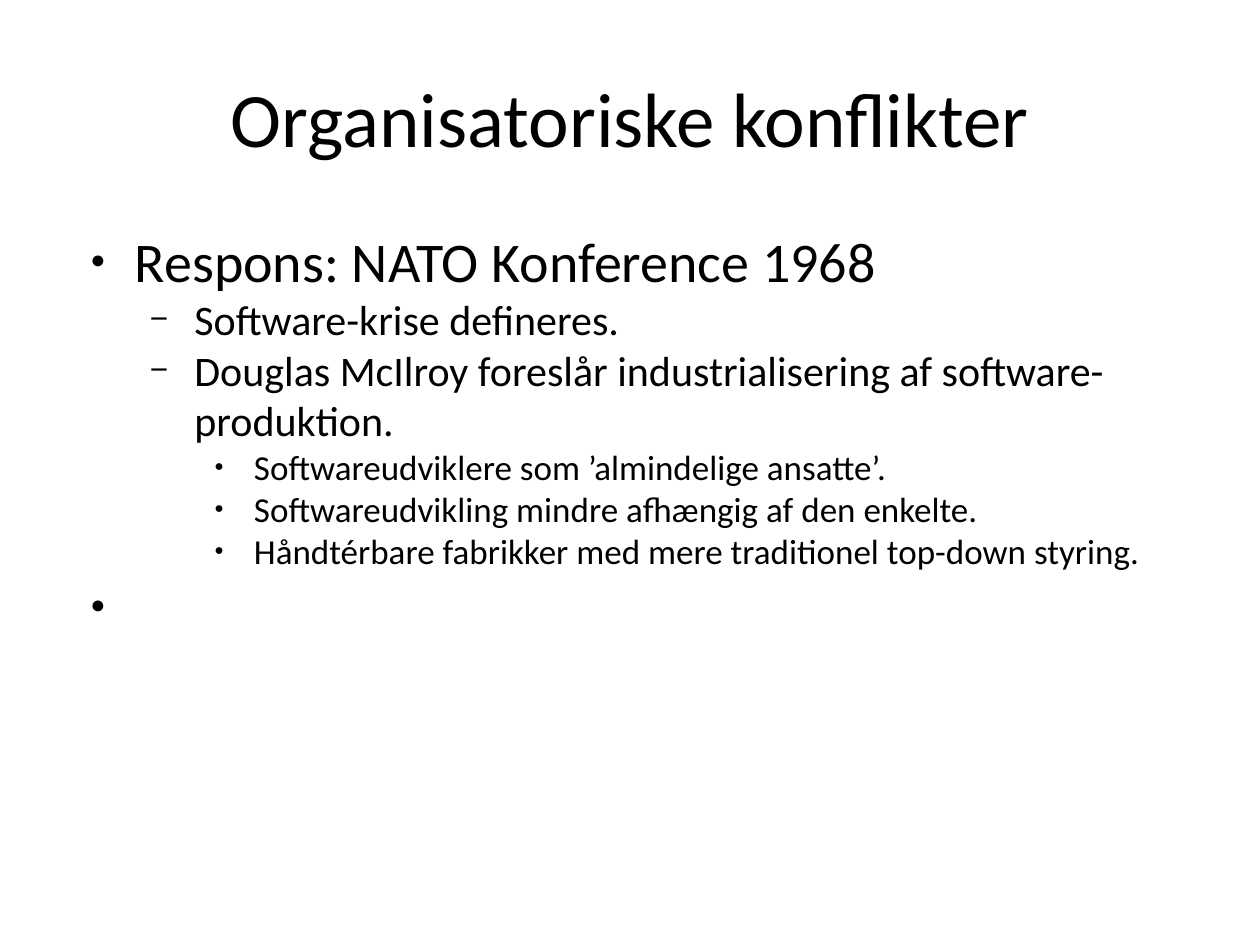
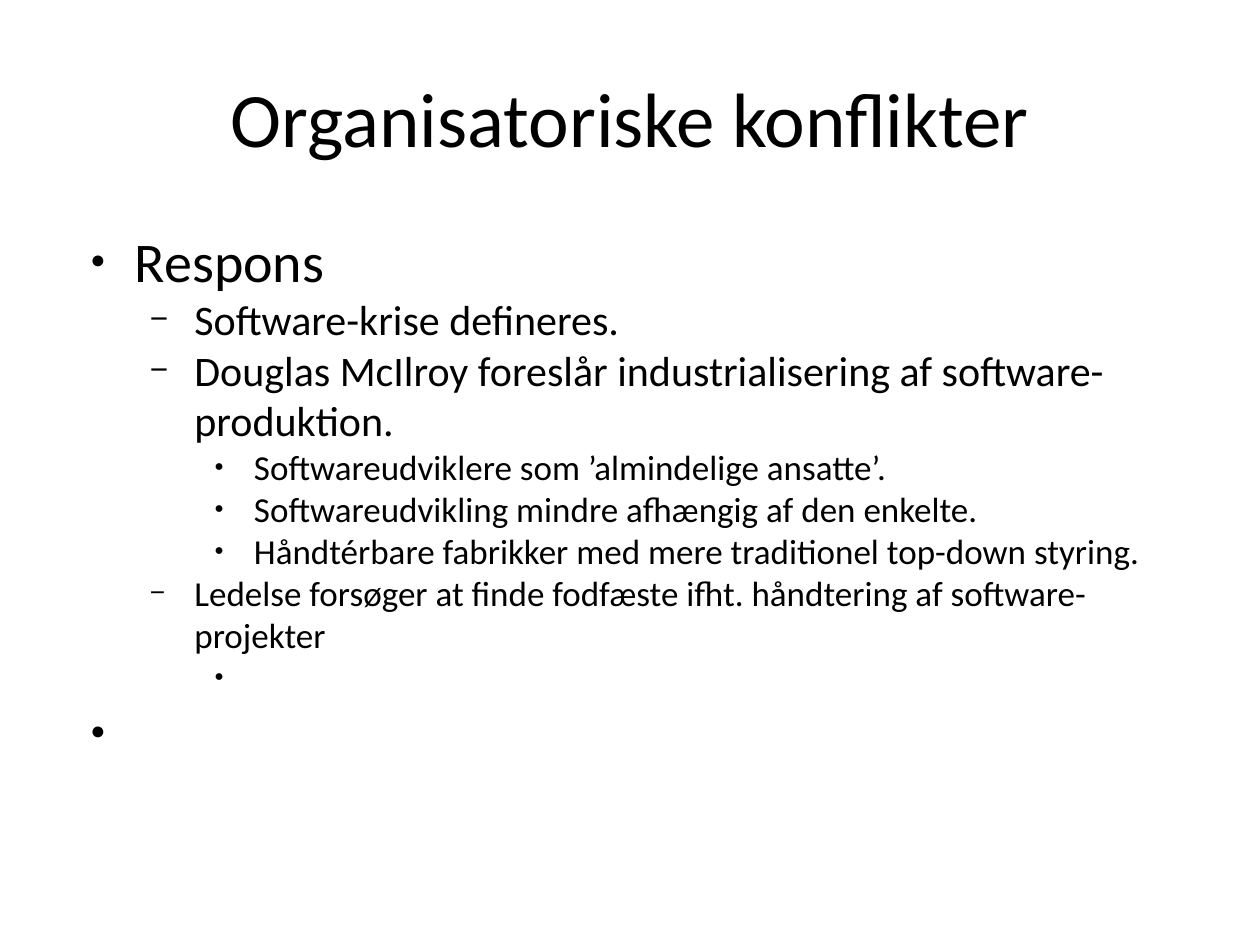
Before and after one commit to adamingwersen/vtdat-pres18, a slide deck: slide 9 of red_oplæg17maj_VtDat2.pptx. Drawn at 1260x945 pixels with LibreOffice and Linux fonts; fonts in the diff are those of the drawing. Boxes give left, top, right and bottom in pixels: in the first picture for what was removed or moved away, otherwise in the second. Text is boxed around its words. In the diff, an @@ line names an element or a change of style, - is before the commit and + after.

```diff
--- a/red_oplæg17maj_VtDat2.pptx
+++ b/red_oplæg17maj_VtDat2.pptx
@@ text at box(135, 246, 324, 291): text changed @@
-● Respons: NATO Konference 1968
+● Respons
@@ text at box(194, 581, 1086, 654): paragraph added @@
+  − Ledelse forsøger at finde fodfæste ifht. håndtering af software-projekter
```
Also in this commit, not shown: 1 other file.
